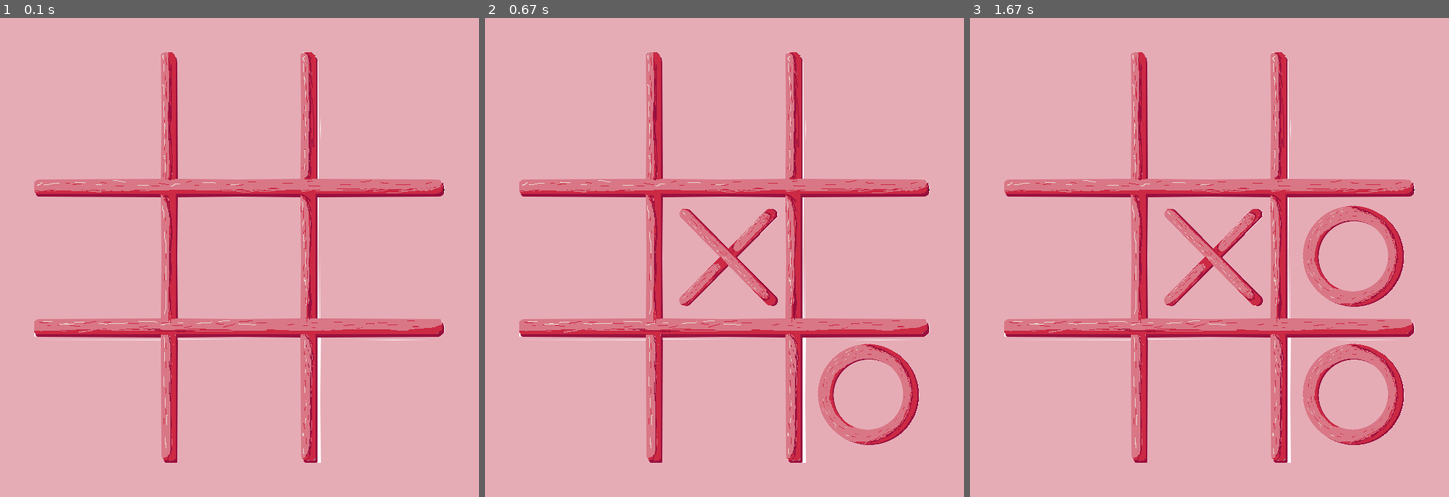
Above: before the commit, frames 1-3 (left to right).
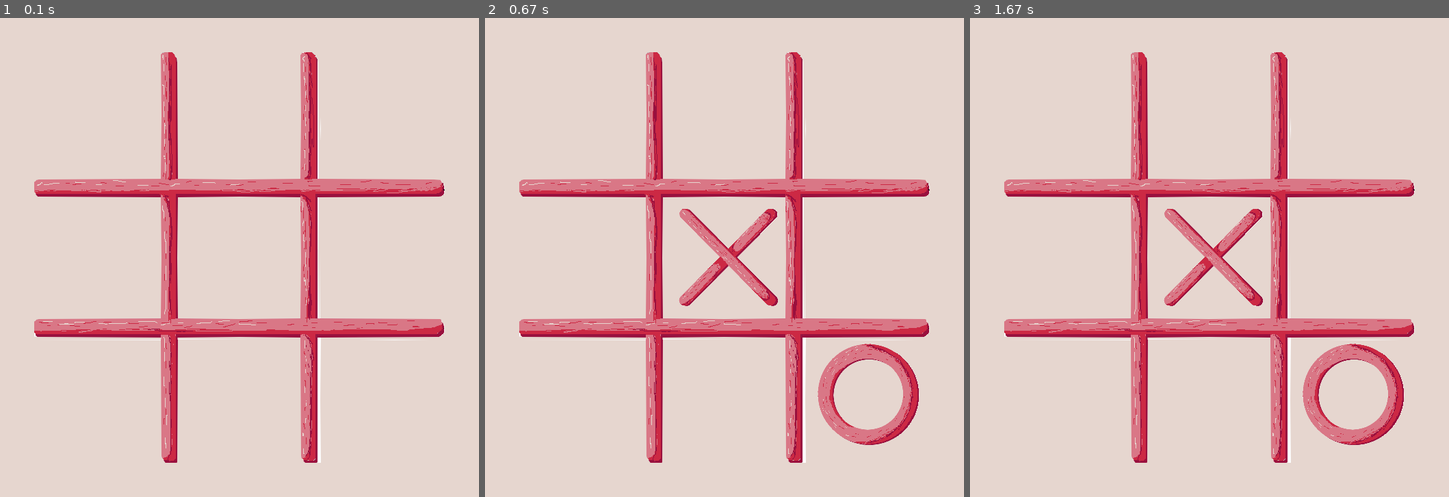
Above: after the commit, the same moments.

Repository: xofiaxinha/pygame-TicTacToe
Game: pygame game, started from main.py
The game is run twice, just before and just after one commit, with the same random seed, the same clock (stepped at 60 frames per second) and the same inputs.
Inputs (mouse positions are in pixels of both pictures, inside the frame that each line leads up to):
- Up to frame 1 (0.1 s): no input
- Up to frame 2 (0.67 s): click (724, 257) at 0.38 s
- Up to frame 3 (1.67 s): click (1386, 425) at 1.22 s

The runs differ from the first frame. In frame 1, 88% of the frame differs, in the area x 0-100%, y 0-100%; in frame 2, 85%; in frame 3, 85%.

Commit message:
added winning effect + move validation

Diff:
--- a/main.py
+++ b/main.py
@@ -4,7 +4,7 @@
 pygame.init()
 
 WIDTH, HEIGHT = 700, 700
-BG_COLOR = (230, 172, 182)
+BG_COLOR = (230, 214, 207)
 #loading assets
 BOARD = pygame.image.load('assets/newboard.png')
 X = pygame.image.load('assets/newx.png')
@@ -12,7 +12,9 @@
 O = pygame.image.load('assets/newo.png')
 O = pygame.transform.scale(O, (150, 150))
 X_WIN = pygame.image.load('assets/xwin.png')
+X_WIN = pygame.transform.scale(X_WIN, (150, 150))
 O_WIN = pygame.image.load('assets/owin.png')
+O_WIN = pygame.transform.scale(O_WIN, (150, 150))
 #creating the window
 WIN = pygame.display.set_mode((WIDTH, HEIGHT))
 WIN.fill((BG_COLOR))
@@ -54,7 +56,8 @@
     else:
         return 2
 
-def pcMove(board):
+def pcMove(board, valid):
+    if(not valid): return board
     x = random.randint(0, 2)
     y = random.randint(0, 2)
     while board[x][y] != -1:
@@ -70,12 +73,14 @@
     return board
 
 def addXO(board, graphical_board, player):
+    valid = False
     #gets the mouse position
     current_pos = pygame.mouse.get_pos()
     xpos, ypos = current_pos
     #checks the board
     if(board[findX(xpos)][findY(ypos)]==-1):
         board[findX(xpos)][findY(ypos)] = player
+        valid = True
      #   board[round(converted_x), round(converted_y)] = player
     renderBoard(board, X, O)
 
@@ -85,28 +90,37 @@
                 WIN.blit(graphical_board[i][j][0], graphical_board[i][j][1])
 
     if((checkWinner(board) == None) and (not checkDraw(board))):
-        board = pcMove(board)
+        board = pcMove(board, valid)
 
     return board, player
 
 def checkWinner(board):
+    winner = None
     # Check rows
     for i in range(3):
         if board[i][0] == board[i][1] == board[i][2] and board[i][0] != -1:
-            return board[i][0]
+            winner = board[i][0]
 
     # Check columns
     for i in range(3):
         if board[0][i] == board[1][i] == board[2][i] and board[0][i] != -1:
-            return board[0][i]
+            winner = board[0][i]
 
     # Check diagonals
     if board[0][0] == board[1][1] == board[2][2] and board[0][0] != -1:
-        return board[0][0]
+        winner = board[0][0]
 
     if board[0][2] == board[1][1] == board[2][0] and board[0][2] != -1:
-        return board[0][2]
+        winner = board[0][2]
 
+    if(winner != None):
+        for i in range(3):
+            for j in range(3):
+                if board[i][j] == winner:
+                    graphical_board[i][j][0] = X_WIN
+                    WIN.blit(graphical_board[i][j][0], graphical_board[i][j][1])
+        pygame.display.update()
+        return winner
     return None
 
 def checkDraw(board):
